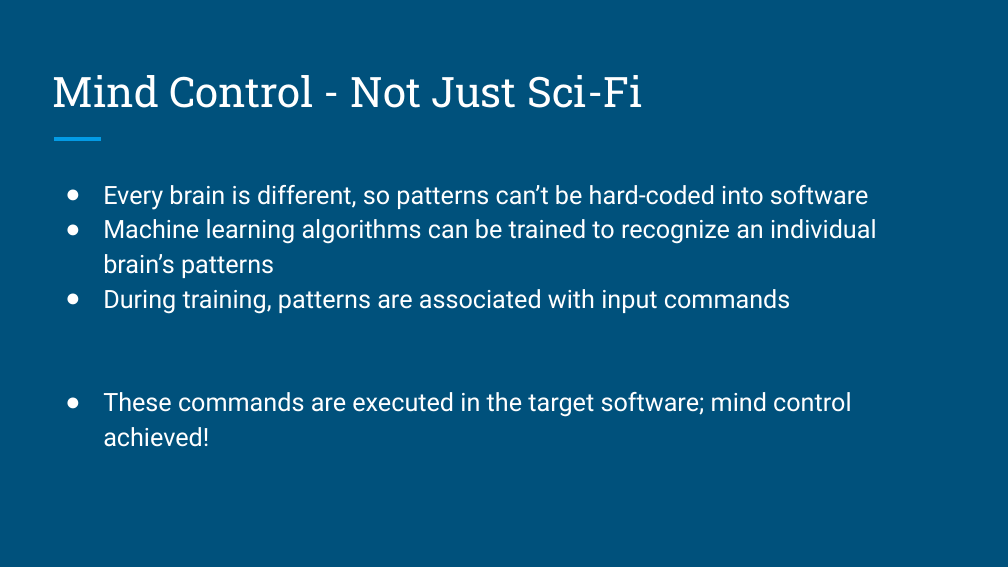
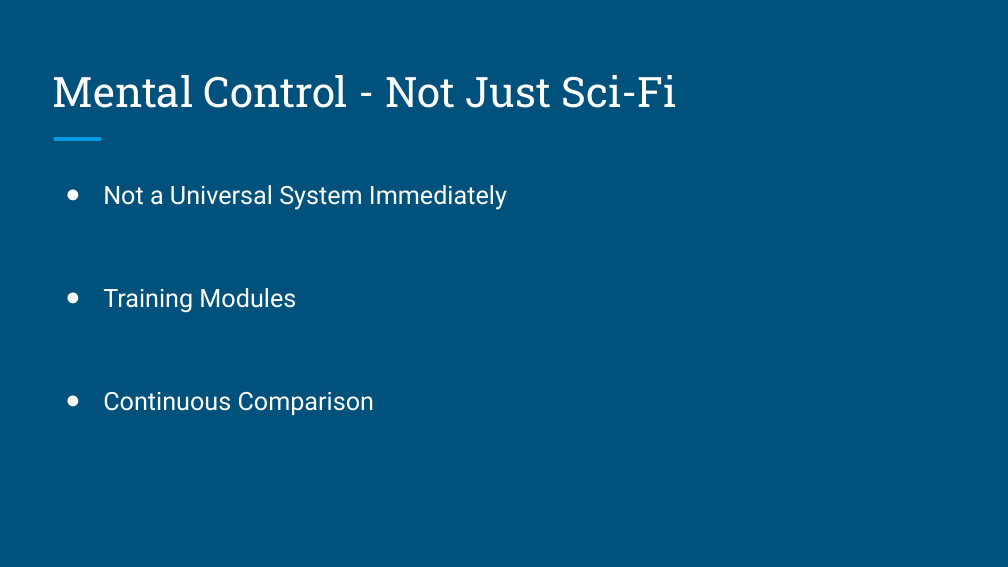
Before and after one commit to knotekbr/cs475_capstone, a slide deck: slide 5 of Midterm Presentation/MindGames Midterm Demonstration PPT.pptx. Drawn at 1008x567 pixels with LibreOffice and Linux fonts; fonts in the diff are those of the drawing. Boxes give left, top, right and bottom in pixels: in the first picture for what was removed or moved away, otherwise in the second. Text is boxed around its words. In the diff, an @@ line names an element or a change of style, - is before the commit and + after.

```diff
--- a/Midterm Presentation/MindGames Midterm Demonstration PPT.pptx
+++ b/Midterm Presentation/MindGames Midterm Demonstration PPT.pptx
@@ title at box(53, 75, 677, 108): text changed @@
-Mind Control - Not Just Sci-Fi
+Mental Control - Not Just Sci-Fi
@@ text at box(103, 185, 507, 415): text changed @@
-● Every brain is different, so patterns can’t be hard-coded into software
-● Machine learning algorithms can be trained to recognize an individual brain’s patterns
-● During training, patterns are associated with input commands
-● These commands are executed in the target software; mind control achieved!
+● Not a Universal System Immediately
+● Training Modules
+● Continuous Comparison
```
Also in this commit, not shown: 6 other slides changed, 3 slides added, 3 slides removed.
